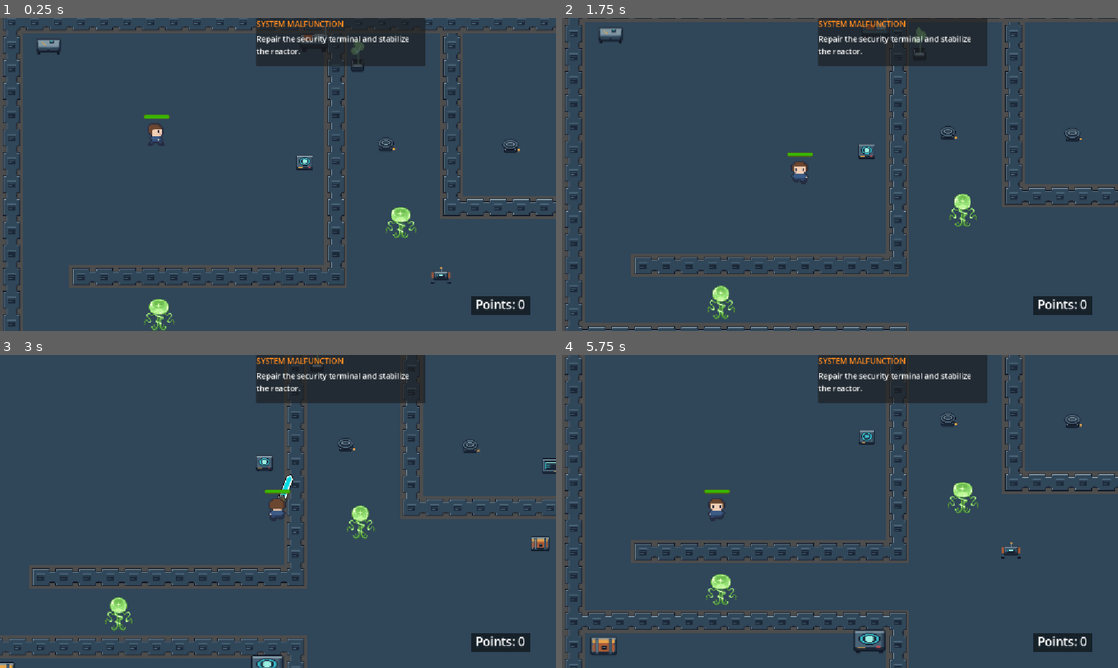
Above: before the commit, frames 1-4 (two rows, left to right).
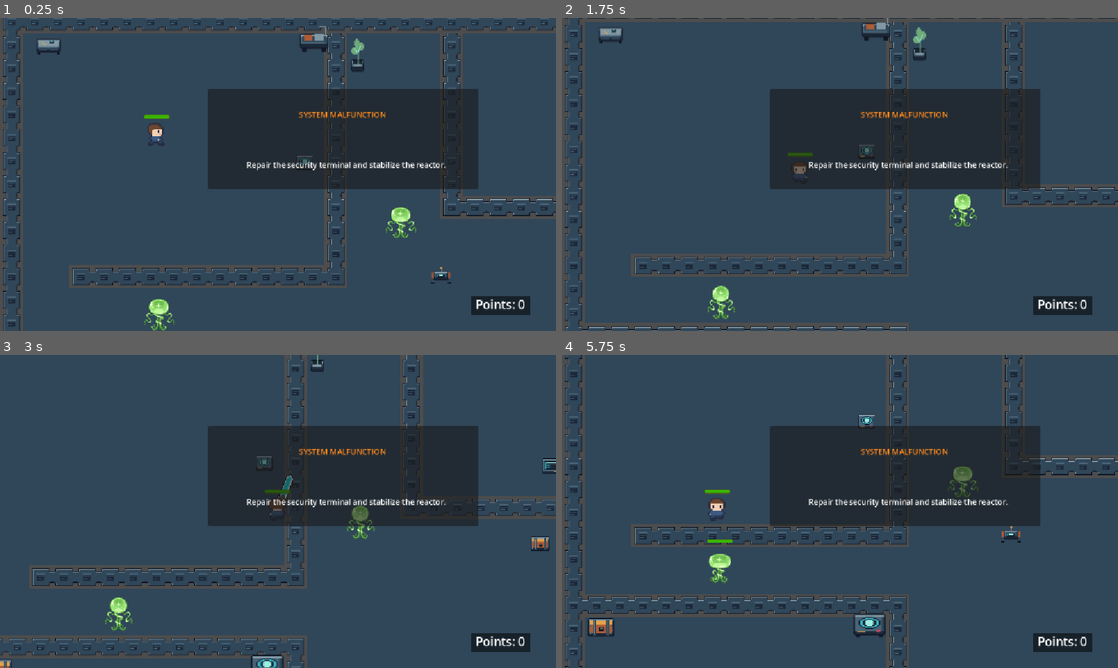
Above: after the commit, the same moments.

Repository: Simi-jpg/codesmelt-jam
Game: Godot game, scene res://scenes/level/storage.tscn
Two runs of this game, one before a commit and one after it. Both use one fixed random seed, a clock stepped at 60 frames per second and the inputs below. This scene is started directly instead of the project's main scene.
Inputs (mouse positions are in pixels of both pictures, inside the frame that each line leads up to):
- Up to frame 1 (0.25 s): no input
- Up to frame 2 (1.75 s): tap Enter (interact) at 0.5, 0.6 s; move the mouse to (962, 158) at 0.52 s; hold Right (ui_right) 0.53-1.28 s; tap Keypad Enter at 0.8, 1.35 s; move the mouse to (728, 190) at 1.27 s; hold Down (ui_down) from 1.28 s (still down); tap M at 1.55 s
- Up to frame 3 (3 s): move the mouse to (333, 442) at 2.02 s; release Down (ui_down) at 2.03 s; hold Right (ui_right) 2.03-2.78 s; tap M at 2.1 s; tap Enter (interact) at 2.3 s; move the mouse to (250, 574) at 2.77 s; hold Up (ui_up) from 2.78 s (still down); click (250, 574) at 2.85 s
- Up to frame 4 (5.75 s): tap Keypad Enter at 3.05, 4.35, 5.3 s; tap R at 3.5 s; move the mouse to (1006, 558) at 3.52 s; release Up (ui_up) at 3.53 s; hold Left (ui_left) 3.53-5.03 s; tap Enter (interact) at 3.6, 4.55 s; tap M at 3.8, 5.1 s; move the mouse to (673, 464) at 4.27 s; move the mouse to (867, 511) at 5.02 s; hold Down (ui_down) from 5.03 s (still down)

The runs differ from the first frame. In frame 1, 19% of the frame differs, in the area x 37-94%, y 0-55%; in frame 2, 19%; in frame 3, 19%; in frame 4, 30%, in the area x 0-100%, y 0-100%.

Commit message:
Storage level gameplay completed
Level transitions to kitchen scene

Diff:
--- a/project-red-gem/scenes/items/message.tscn
+++ b/project-red-gem/scenes/items/message.tscn
@@ -10,9 +10,10 @@
 anchors_preset = 5
 anchor_left = 0.5
 anchor_right = 0.5
-offset_left = -20.0
-offset_right = 280.0
-offset_bottom = 100.0
+offset_left = -145.0
+offset_top = 147.0
+offset_right = 415.0
+offset_bottom = 354.0
 grow_horizontal = 2
 mouse_filter = 2
 
@@ -20,10 +21,21 @@
 layout_mode = 2
 theme_override_constants/separation = 8
 
-[node name="TitleLabel" type="Label" parent="PanelContainer/VBoxContainer" unique_id=875455115]
-layout_mode = 2
+[node name="TitleLabel" type="Label" parent="." unique_id=875455115]
+offset_left = 430.0
+offset_top = 177.0
+offset_right = 990.0
+offset_bottom = 223.0
 theme_override_colors/font_color = Color(1, 0.5411765, 0.12156863, 1)
+horizontal_alignment = 1
+vertical_alignment = 1
+uppercase = true
 
-[node name="MessageLabel" type="Label" parent="PanelContainer/VBoxContainer" unique_id=1482852563]
-layout_mode = 2
+[node name="MessageLabel" type="Label" parent="." unique_id=1482852563]
+offset_left = 437.0
+offset_top = 253.0
+offset_right = 997.0
+offset_bottom = 354.0
+horizontal_alignment = 1
+vertical_alignment = 1
 autowrap_mode = 2
--- a/project-red-gem/scenes/level/storage.tscn
+++ b/project-red-gem/scenes/level/storage.tscn
@@ -15,8 +15,8 @@
 [ext_resource type="Texture2D" uid="uid://c301om4uaji7u" path="res://sprites/storage-equipment/floor_vent.png" id="10_7chfe"]
 [ext_resource type="Texture2D" uid="uid://cmn5bqrcfjjl2" path="res://sprites/storage-equipment/hydroponic_planter.png" id="11_vue4j"]
 [ext_resource type="PackedScene" uid="uid://b4m4lf27q2ug2" path="res://scenes/items/spawner.tscn" id="12_7chfe"]
-[ext_resource type="Texture2D" uid="uid://dbnlr7ww76mkn" path="res://sprites/storage-equipment/cable_reel.png" id="12_tmnxd"]
 [ext_resource type="PackedScene" uid="uid://bl7bb10uwxj3o" path="res://scenes/items/health-potion.tscn" id="13_hbcu1"]
+[ext_resource type="Texture2D" uid="uid://dovejbj65drtv" path="res://sprites/kitchen-furniture/key_big.png" id="17_vue4j"]
 
 [sub_resource type="TileSetAtlasSource" id="TileSetAtlasSource_6drnj"]
 texture = ExtResource("1_ogqii")
@@ -223,6 +223,40 @@
 &"move": SubResource("Animation_55p4f")
 }
 
+[sub_resource type="RectangleShape2D" id="RectangleShape2D_t4amp"]
+size = Vector2(26, 18)
+
+[sub_resource type="RectangleShape2D" id="RectangleShape2D_tqry4"]
+size = Vector2(67.03125, 46)
+
+[sub_resource type="RectangleShape2D" id="RectangleShape2D_dygm4"]
+size = Vector2(39.00003, 24.000002)
+
+[sub_resource type="RectangleShape2D" id="RectangleShape2D_1mg7i"]
+size = Vector2(24.58278, 11.636367)
+
+[sub_resource type="RectangleShape2D" id="RectangleShape2D_yfwu3"]
+size = Vector2(43, 25)
+
+[sub_resource type="RectangleShape2D" id="RectangleShape2D_xkxdr"]
+size = Vector2(36.5, 21.75)
+
+[sub_resource type="RectangleShape2D" id="RectangleShape2D_m74v4"]
+size = Vector2(26, 22)
+
+[sub_resource type="RectangleShape2D" id="RectangleShape2D_fpk1j"]
+size = Vector2(20, 16)
+
+[sub_resource type="SegmentShape2D" id="SegmentShape2D_1mg7i"]
+a = Vector2(493, 29)
+b = Vector2(494, 53)
+
+[sub_resource type="RectangleShape2D" id="RectangleShape2D_uy6cm"]
+size = Vector2(24, 16.75)
+
+[sub_resource type="RectangleShape2D" id="RectangleShape2D_y4k6v"]
+size = Vector2(32, 22)
+
 [node name="Storage" type="Node2D" unique_id=2047696409]
 script = ExtResource("1_25hc3")
 
@@ -252,6 +286,10 @@
 [node name="SecurityTerminal" parent="." unique_id=1669482563 instance=ExtResource("6_uofqj")]
 position = Vector2(817, 199)
 
+[node name="CollisionShape2D3" type="CollisionShape2D" parent="SecurityTerminal" unique_id=1145375830]
+position = Vector2(419, 194)
+shape = SubResource("RectangleShape2D_t4amp")
+
 [node name="ReactorPulse" parent="." unique_id=1687169660 instance=ExtResource("6_uofqj")]
 position = Vector2(421, 194)
 offline_animation = &"reactor_offline"
@@ -287,63 +325,106 @@
 [node name="Marker2D3" parent="PotionSpawner/SpawnPoints" parent_id_path=PackedInt32Array(533450961, 2106555087) index="2" unique_id=817947077]
 position = Vector2(100, -288)
 
-[node name="CargoCrate" type="Sprite2D" parent="." unique_id=85480206]
-position = Vector2(57.5, 479.5)
+[node name="StaticBody2D" type="StaticBody2D" parent="." unique_id=349002203]
+
+[node name="KeyInteractionArea" type="Area2D" parent="StaticBody2D" unique_id=1939943077]
+position = Vector2(188, 551)
+
+[node name="CollisionShape2D" type="CollisionShape2D" parent="StaticBody2D/KeyInteractionArea" unique_id=1924914003]
+position = Vector2(-125.484375, -66)
+shape = SubResource("RectangleShape2D_tqry4")
+
+[node name="CargoCrate" type="Sprite2D" parent="StaticBody2D" unique_id=85480206]
+position = Vector2(54.000008, 476.00006)
 scale = Vector2(1.40625, 1.28125)
 texture = ExtResource("3_n3e2p")
 
-[node name="Workbench" type="Sprite2D" parent="." unique_id=400871943]
+[node name="SupplyCart" type="Sprite2D" parent="StaticBody2D" unique_id=978850938]
+position = Vector2(433, 19.999998)
+scale = Vector2(1.5820328, 1.5585938)
+texture = ExtResource("5_rvyju")
+
+[node name="CollisionCart" type="CollisionShape2D" parent="StaticBody2D" unique_id=473182617]
+position = Vector2(434.5, 26.999998)
+scale = Vector2(0.9999999, 0.9999999)
+shape = SubResource("RectangleShape2D_dygm4")
+
+[node name="Workbench" type="Sprite2D" parent="StaticBody2D" unique_id=400871943]
 position = Vector2(67.125, 29.000004)
 scale = Vector2(1.1796875, 1.3749998)
 texture = ExtResource("4_guom5")
 
-[node name="SupplyCart" type="Sprite2D" parent="." unique_id=978850938]
-position = Vector2(433, 19.999998)
-scale = Vector2(1.5820328, 1.5585938)
-texture = ExtResource("5_rvyju")
-
-[node name="ReactorConsole" type="Sprite2D" parent="." unique_id=578337479]
-position = Vector2(424.75003, 472.375)
-scale = Vector2(1.8593764, 1.4140626)
-texture = ExtResource("6_7chfe")
-
-[node name="MedicalCabinet" type="Sprite2D" parent="." unique_id=1574240463]
+[node name="CollisionShape2D" type="CollisionShape2D" parent="StaticBody2D" unique_id=1998981350]
+position = Vector2(66.5, 33)
+scale = Vector2(1.1796875, 1.3749998)
+shape = SubResource("RectangleShape2D_1mg7i")
+
+[node name="MedicalCabinet" type="Sprite2D" parent="StaticBody2D" unique_id=1574240463]
 position = Vector2(1096, 39.000023)
 scale = Vector2(1.5156249, 1.25)
 texture = ExtResource("9_25hc3")
 
-[node name="HydroponicPlanter" type="Sprite2D" parent="." unique_id=2014000618]
+[node name="ReactorConsole" type="Sprite2D" parent="StaticBody2D" unique_id=578337479]
+position = Vector2(424.75003, 472.37503)
+scale = Vector2(1.8593764, 1.4140626)
+texture = ExtResource("6_7chfe")
+
+[node name="CollisionReactor" type="CollisionShape2D" parent="StaticBody2D" unique_id=505348613]
+position = Vector2(425.5, 473.5)
+shape = SubResource("RectangleShape2D_yfwu3")
+
+[node name="HydroponicPlanter" type="Sprite2D" parent="StaticBody2D" unique_id=2014000618]
 position = Vector2(494, 47)
 scale = Vector2(1.1250002, 1.6875001)
 texture = ExtResource("11_vue4j")
 
-[node name="FloorVent" type="Sprite2D" parent="." unique_id=296157335]
+[node name="FloorVent" type="Sprite2D" parent="StaticBody2D" unique_id=296157335]
 position = Vector2(1111, 375)
 rotation = 1.5707964
 scale = Vector2(2.0156267, 1.7265627)
 texture = ExtResource("10_7chfe")
 
-[node name="CargoCrate2" type="Sprite2D" parent="." unique_id=1805384188]
+[node name="CargoCrate2" type="Sprite2D" parent="StaticBody2D" unique_id=1805384188]
 position = Vector2(802, 304)
 texture = ExtResource("3_n3e2p")
 
-[node name="CableReel2" type="Sprite2D" parent="." unique_id=472676471]
-position = Vector2(705, 169)
-texture = ExtResource("12_tmnxd")
-
-[node name="CableReel3" type="Sprite2D" parent="." unique_id=173714205]
-position = Vector2(533, 167)
-texture = ExtResource("12_tmnxd")
-
-[node name="CableReel4" type="Sprite2D" parent="." unique_id=1020088120]
-position = Vector2(1097, 600)
-texture = ExtResource("12_tmnxd")
-
-[node name="FloorVent2" type="Sprite2D" parent="." unique_id=1545348276]
-position = Vector2(958.5, 504.49997)
+[node name="FloorVent2" type="Sprite2D" parent="StaticBody2D" unique_id=1545348276]
+position = Vector2(507, 608)
 scale = Vector2(2.71875, 1.9062483)
 texture = ExtResource("10_7chfe")
 
+[node name="KeyBig" type="Sprite2D" parent="StaticBody2D" unique_id=217025757]
+position = Vector2(57, 478)
+scale = Vector2(0.78125, 0.6875)
+texture = ExtResource("17_vue4j")
+
+[node name="CollisionShape2D2" type="CollisionShape2D" parent="StaticBody2D" unique_id=2059246843]
+position = Vector2(57, 477)
+shape = SubResource("RectangleShape2D_xkxdr")
+
+[node name="CollisionShape2D3" type="CollisionShape2D" parent="StaticBody2D" unique_id=574340682]
+position = Vector2(814, 197)
+shape = SubResource("RectangleShape2D_t4amp")
+
+[node name="CollisionShape2D4" type="CollisionShape2D" parent="StaticBody2D" unique_id=597162678]
+position = Vector2(424, 194)
+shape = SubResource("RectangleShape2D_m74v4")
+
+[node name="CollisionShape2D5" type="CollisionShape2D" parent="StaticBody2D" unique_id=1092119484]
+position = Vector2(493, 61)
+shape = SubResource("RectangleShape2D_fpk1j")
+
+[node name="CollisionShape2D6" type="CollisionShape2D" parent="StaticBody2D" unique_id=1203046916]
+shape = SubResource("SegmentShape2D_1mg7i")
+
+[node name="CollisionShape2D7" type="CollisionShape2D" parent="StaticBody2D" unique_id=760395291]
+position = Vector2(803, 306.375)
+shape = SubResource("RectangleShape2D_uy6cm")
+
+[node name="CollisionShape2D8" type="CollisionShape2D" parent="StaticBody2D" unique_id=1241011173]
+position = Vector2(1096, 39)
+shape = SubResource("RectangleShape2D_y4k6v")
+
 [node name="GlowyAlien" parent="." unique_id=506719437 instance=ExtResource("8_vue4j")]
 position = Vector2(855, 483)
 
@@ -353,5 +434,8 @@
 [node name="GlowyAlien3" parent="." unique_id=1215878708 instance=ExtResource("8_vue4j")]
 position = Vector2(219, 396)
 
+[connection signal="body_entered" from="StaticBody2D/KeyInteractionArea" to="." method="_on_key_interaction_area_body_entered"]
+[connection signal="body_exited" from="StaticBody2D/KeyInteractionArea" to="." method="_on_key_interaction_area_body_exited"]
+
 [editable path="AlienSpawner"]
 [editable path="PotionSpawner"]
--- a/project-red-gem/scripts/message.gd
+++ b/project-red-gem/scripts/message.gd
@@ -2,14 +2,15 @@
 extends CanvasLayer
 
 @onready var panel: PanelContainer = $PanelContainer
-@onready var title_label: Label = $PanelContainer/VBoxContainer/TitleLabel
-@onready var message_label: Label = $PanelContainer/VBoxContainer/MessageLabel
+@onready var title_label: Label = $TitleLabel
+@onready var message_label: Label = $MessageLabel
 
 var message_id: int = 0
 
 
 func _ready() -> void:
 	panel.hide()
+
 
 
 func show_message(
@@ -24,8 +25,13 @@
 	message_label.text = message
 
 	panel.show()
+	title_label.show()
+	message_label.show()
 
 	await get_tree().create_timer(duration).timeout
+
+	title_label.hide()
+	message_label.hide()
 
 	# Prevent an older timer from hiding a newer message
 	if current_id == message_id:
--- a/project-red-gem/scripts/storage.gd
+++ b/project-red-gem/scripts/storage.gd
@@ -4,12 +4,20 @@
 @onready var security_terminal = $SecurityTerminal
 @onready var reactor_pulse = $ReactorPulse
 @onready var walls: TileMapLayer = $TileMapLayer
+@onready var key = $StaticBody2D/KeyBig
+
 
 var terminal_repaired: bool = false
 var reactor_repaired: bool = false
+var player_near_chest: bool = false
+var has_key: bool = false
+
 
 
 func _ready() -> void:
+
+	key.hide()
+
 	security_terminal.repaired.connect(_on_terminal_repaired)
 	reactor_pulse.repaired.connect(_on_reactor_repaired)
 
@@ -68,3 +76,46 @@
 				atlas_coords,
 				alternative
 			)
+
+
+
+
+
+
+
+
+
+func _unhandled_key_input(event):
+	if not event.pressed or event.echo:
+		return
+
+	if event.keycode == KEY_ENTER or event.keycode == KEY_KP_ENTER:
+		if player_near_chest and not has_key:
+			has_key = true
+			key.show()
+
+			$Message.show_message(
+				"KEY RETRIEVED",
+				"Press M to enter the next room.",
+				5.0
+			)
+
+	elif event.keycode == KEY_M and has_key:
+		get_tree().change_scene_to_file("res://scenes/level/kitchen.tscn")
+
+
+func _on_key_interaction_area_body_entered(body: Node2D) -> void:
+	if body.is_in_group("player"):
+		player_near_chest = true
+
+		if not has_key:
+			message.show_message(
+				"CHEST FOUND",
+				"Press Enter to retrieve the key from the chest",
+				3.0
+			)
+
+
+func _on_key_interaction_area_body_exited(body: Node2D) -> void:
+	if body.is_in_group("player"):
+		player_near_chest = false
